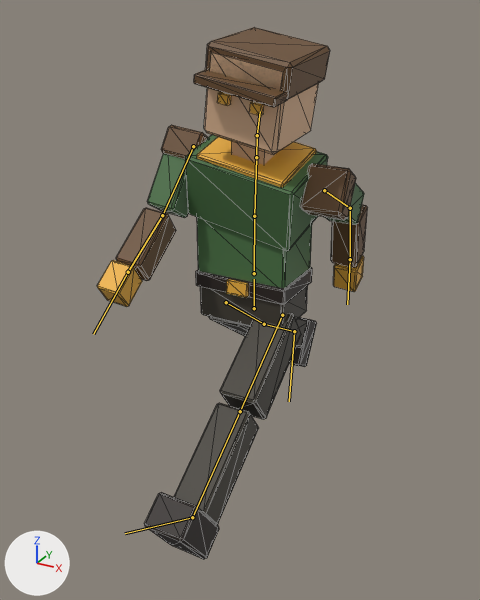
The glTF model assets/models/player/ranger.glb as it was, and as the next commit left it.
Rendered twice from a 50 mm camera at (1.052, -1.943, 1.914) aimed at (-0.015, -0.003, 0.944). Every picture has the same lights, and +X, +Y and +Z are marked at lower left. The first picture is the older version. Both versions are drawn at frame 20 of the action 'sprint'; the numbers are the values there. The bones that bend it are drawn over the model as lines. Mesh edges are drawn as thin lines.

In view in the first picture: 'ranger'.
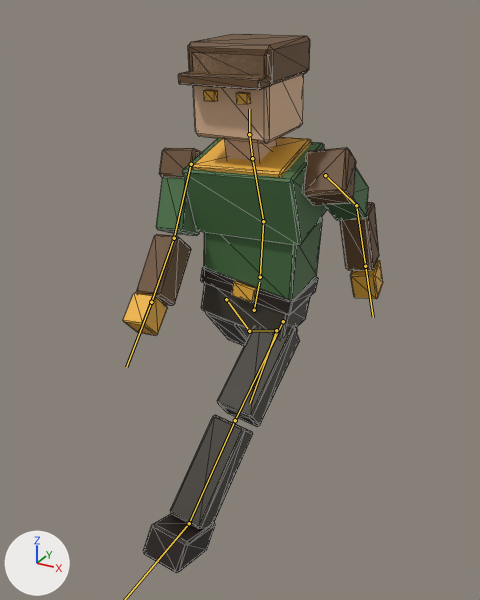
What the commit changed:
Bone 'Pelvis' (bone_pelvis) moves from (0.0, 0.0, -0.078) to (0.008, 0.0, -0.066).
Bone 'Pelvis' (bone_pelvis) turns from (0, 0, 0) to (0, 1, -10) degrees about its own x, y and z.
Bone 'Spine' (bone_spine) turns from (0, 0, 0) to (6, -1, 4) degrees about its own x, y and z.
Bone 'Chest' (bone_chest) turns from (18, 0, -11) to (11, 0, 7) degrees about its own x, y and z.
Bone 'Neck' (bone_neck) turns from (0, 0, 0) to (-5, 0, 0) degrees about its own x, y and z.
Bone 'Head' (bone_head) turns from (-11, 0, 0) to (-8, 0, -2) degrees about its own x, y and z.
Bone 'UpperArm.L' (bone_upperarm_l) turns from (47, -4, 0) to (39, -5, 0) degrees about its own x, y and z.
Bone 'Hand.L' (bone_hand_l) turns from (0, 0, 0) to (6, 0, 0) degrees about its own x, y and z.
Bone 'UpperArm.R' (bone_upperarm_r) turns from (-47, 4, 0) to (-39, 5, 0) degrees about its own x, y and z.
Bone 'Forearm.R' (bone_forearm_r) turns from (-22, 0, 0) to (-18, 0, 0) degrees about its own x, y and z.
Bone 'Hand.R' (bone_hand_r) turns from (0, 0, 0) to (-6, 0, 0) degrees about its own x, y and z.
Bone 'Thigh.L' (bone_thigh_l) turns from (-55, 0, 0) to (-46, 0, 0) degrees about its own x, y and z.
Bone 'Shin.L' (bone_shin_l) turns from (0, 0, 0) to (6, 0, 0) degrees about its own x, y and z.
Bone 'Foot.L' (bone_foot_l) turns from (0, 0, 0) to (16, 0, 0) degrees about its own x, y and z.
Bone 'Thigh.R' (bone_thigh_r) turns from (55, 0, 0) to (46, 0, 0) degrees about its own x, y and z.
Bone 'Shin.R' (bone_shin_r) turns from (6, 0, 0) to (19, 0, 0) degrees about its own x, y and z.
Bone 'Foot.R' (bone_foot_r) turns from (0, 0, 0) to (-25, 0, 0) degrees about its own x, y and z.

Location of each change, (x1, y1, x2, y2) in pixels of the pictures (480 x 600 px):
'ranger', posed: before (97, 27, 368, 559); after (123, 34, 383, 573)
bone 'Pelvis', root to tip: before (254, 308) to (254, 279); after (254, 310) to (259, 282)
bone 'Spine', root to tip: before (254, 273) to (254, 216); after (260, 277) to (263, 221)
bone 'Chest', root to tip: before (254, 216) to (256, 157); after (263, 221) to (252, 158)
bone 'Neck', root to tip: before (256, 157) to (257, 135); after (252, 158) to (249, 134)
bone 'Head', root to tip: before (257, 135) to (260, 111); after (249, 134) to (249, 109)
bone 'UpperArm.L', root to tip: before (324, 190) to (350, 208); after (325, 175) to (356, 205)
bone 'Hand.L', root to tip: before (350, 259) to (347, 304); after (365, 266) to (373, 317)
bone 'UpperArm.R', root to tip: before (193, 146) to (162, 215); after (191, 164) to (174, 238)
bone 'Forearm.R', root to tip: before (162, 215) to (128, 272); after (174, 238) to (151, 302)
bone 'Hand.R', root to tip: before (128, 272) to (93, 334); after (151, 302) to (126, 367)
bone 'Thigh.L', root to tip: before (282, 315) to (240, 411); after (283, 321) to (235, 420)
bone 'Shin.L', root to tip: before (240, 411) to (192, 517); after (235, 420) to (189, 523)
bone 'Thigh.R', root to tip: before (226, 302) to (264, 324); after (226, 299) to (249, 331)
bone 'Shin.R', root to tip: before (264, 324) to (294, 331); after (249, 331) to (276, 330)
bone 'Foot.R', root to tip: before (294, 331) to (289, 401); after (276, 330) to (250, 403)
